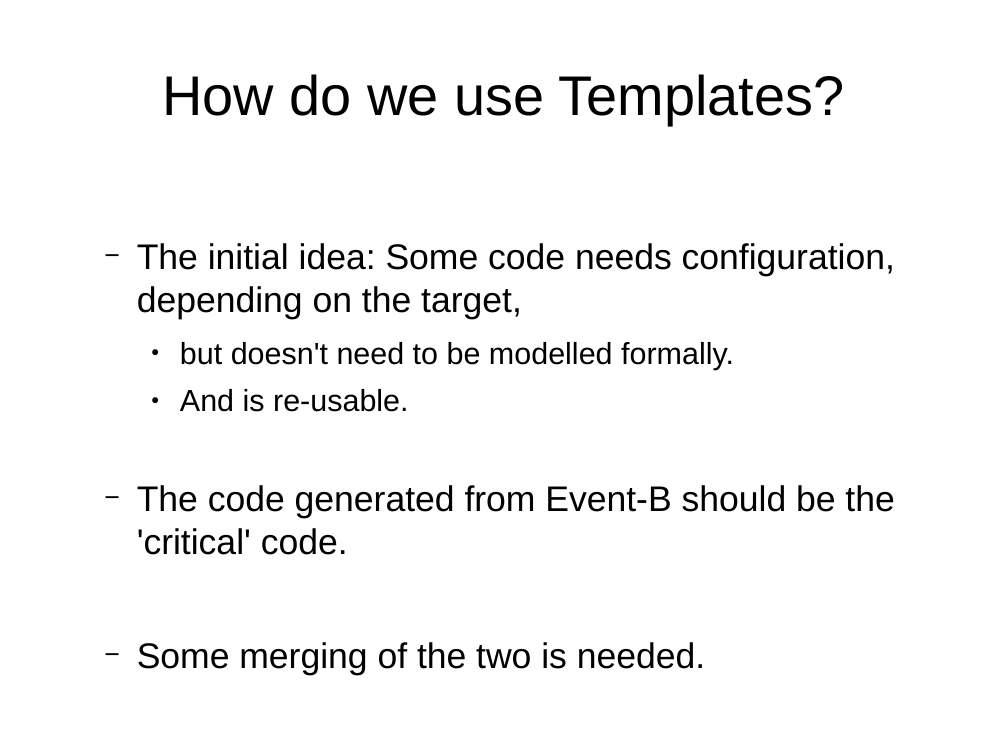
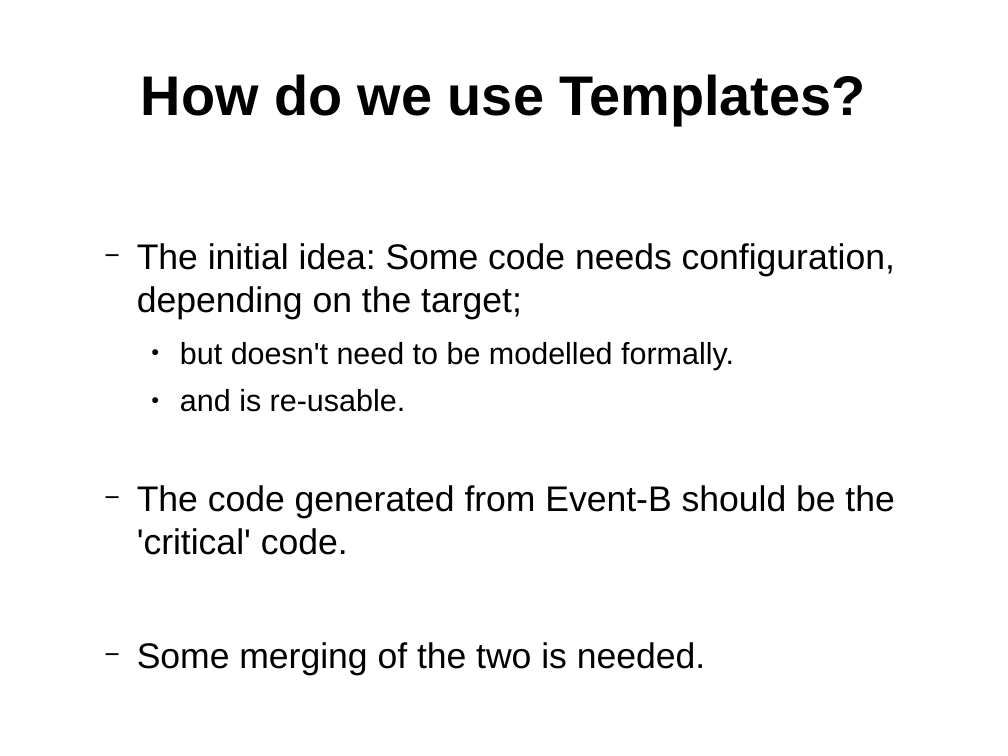
Before and after one commit to weetmuts/rodin-b-sharp-iUML_B_Utils, a slide deck: slide 2 of work/store/Writing/InterfaceTemplatesPaper(acceptedABZ2014)/presentation/templates.odp. Drawn at 1008x756 pixels with LibreOffice and Linux fonts; fonts in the diff are those of the drawing. Boxes give left, top, right and bottom in pixels: in the first picture for what was removed or moved away, otherwise in the second. Text is boxed around its words. In the diff, an @@ line names an element or a change of style, - is before the commit and + after.

```diff
--- a/work/store/Writing/InterfaceTemplatesPaper(acceptedABZ2014)/presentation/templates.odp
+++ b/work/store/Writing/InterfaceTemplatesPaper(acceptedABZ2014)/presentation/templates.odp
@@ title "How do we use Templates?" at (x1=141, y1=74, x2=866, y2=125): bold on @@
@@ text at (x1=137, y1=243, x2=895, y2=319): text changed @@
-  − The initial idea: Some code needs configuration, depending on the target,
+  − The initial idea: Some code needs configuration, depending on the target;
@@ text at (x1=180, y1=389, x2=406, y2=412): text changed @@
-    ● And is re-usable.
+    ● and is re-usable.
```
Also in this commit, not shown: 1 other slide changed, 2 slides added, 9 other files.
